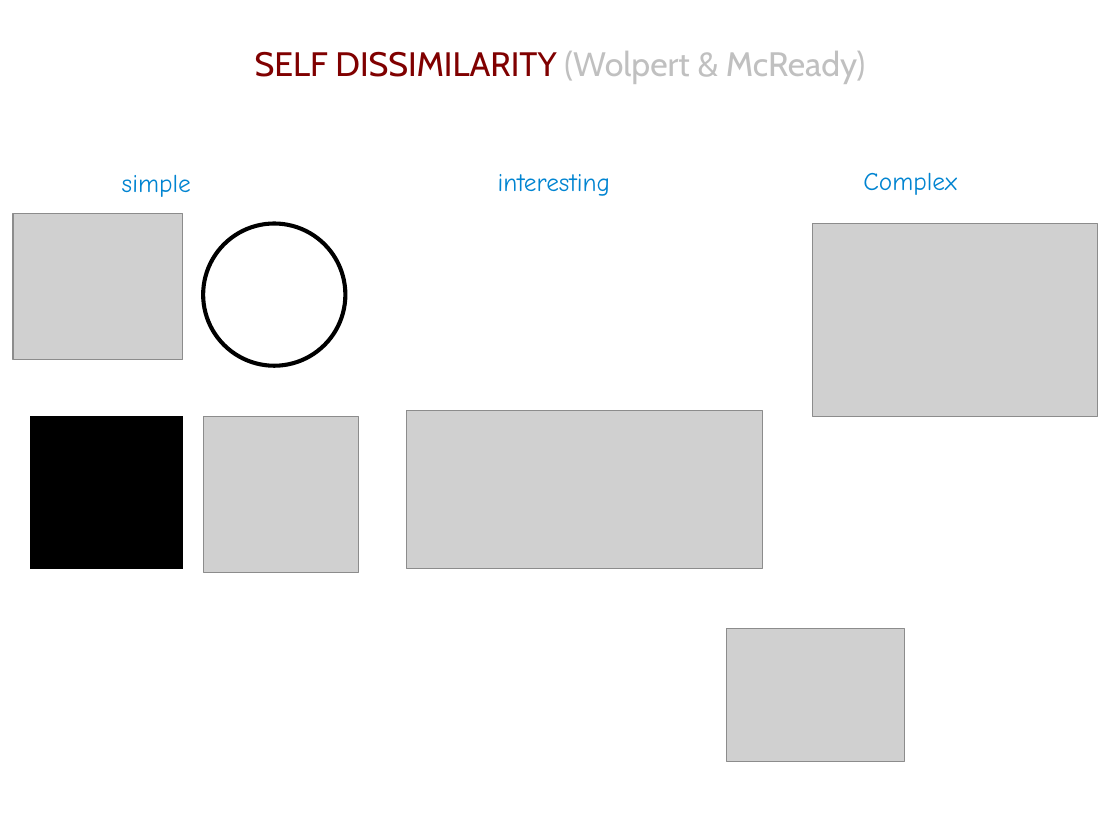
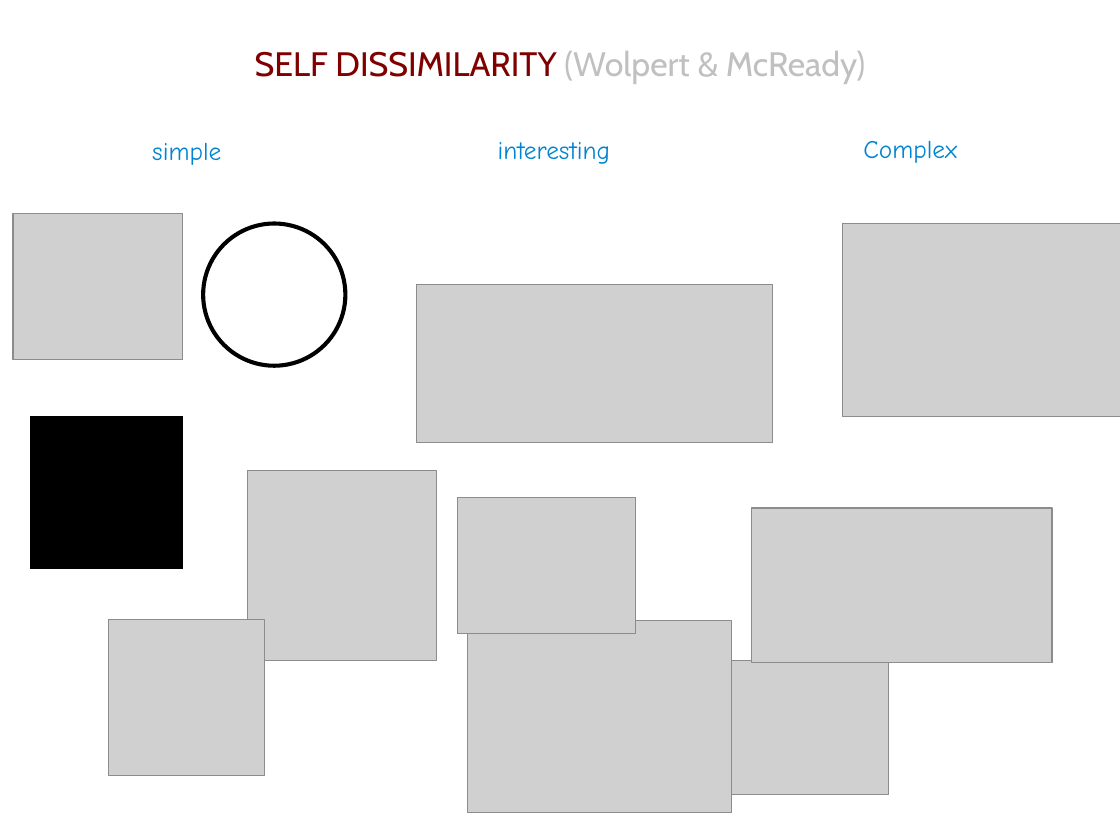
Before and after one commit to pbloem/Publications, a slide deck: slide 24 of admin/pres2.odp (slide 19 before the commit). Drawn at 1120x840 pixels with LibreOffice and Linux fonts; fonts in the diff are those of the drawing; grey boxes stand for pictures. Boxes give left, top, right and bottom in pixels: in the first picture for what was removed or moved away, otherwise in the second. Text is boxed around its words. In the diff, an @@ line names an element or a change of style, - is before the commit and + after.

```diff
--- a/admin/pres2.odp
+++ b/admin/pres2.odp
@@ text "simple": place and size @@
-text "simple" at [122,174,191,197]
+text "simple" at [152,142,221,165]
@@ text "interesting": place and size @@
-text "interesting" at [498,174,610,196]
+text "interesting" at [498,142,610,164]
@@ text "Complex": place and size @@
-text "Complex" at [863,172,957,195]
+text "Complex" at [863,140,957,163]
@@ picture: place and size @@
-picture at [813,224,1098,417]
+picture at [844,224,1120,417]
@@ picture added at [417,285,772,443] @@
@@ picture: place and size @@
-picture at [203,417,359,572]
+picture at [247,471,437,661]
@@ picture: place and size @@
-picture at [407,411,762,569]
+picture at [457,498,635,634]
@@ picture added at [752,508,1053,663] @@
@@ picture added at [109,620,264,775] @@
@@ picture added at [468,620,732,813] @@
@@ picture: place and size @@
-picture at [727,628,905,762]
+picture at [711,661,889,795]
```
Also in this commit, not shown: 16 other slides changed, 14 slides added, 1 slide removed.
